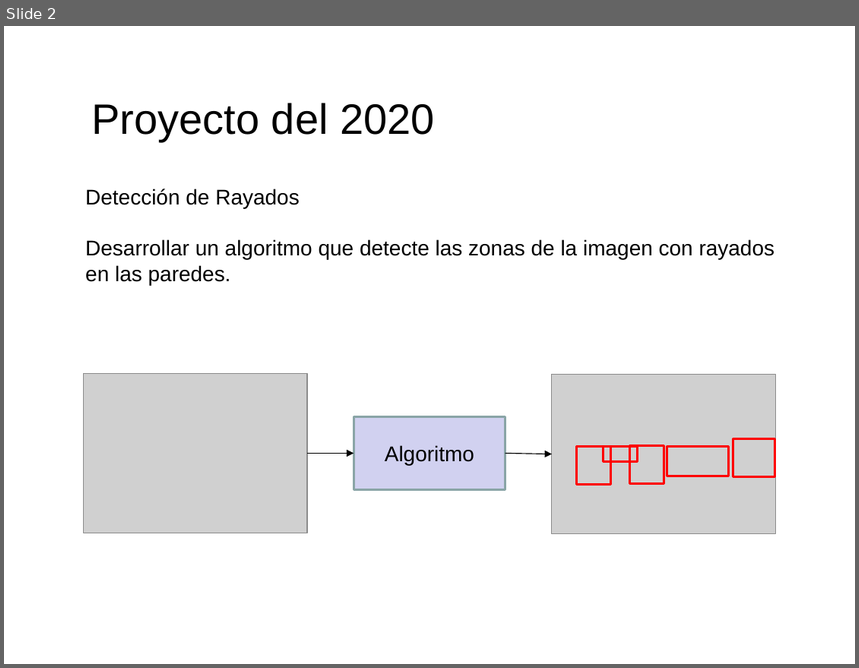
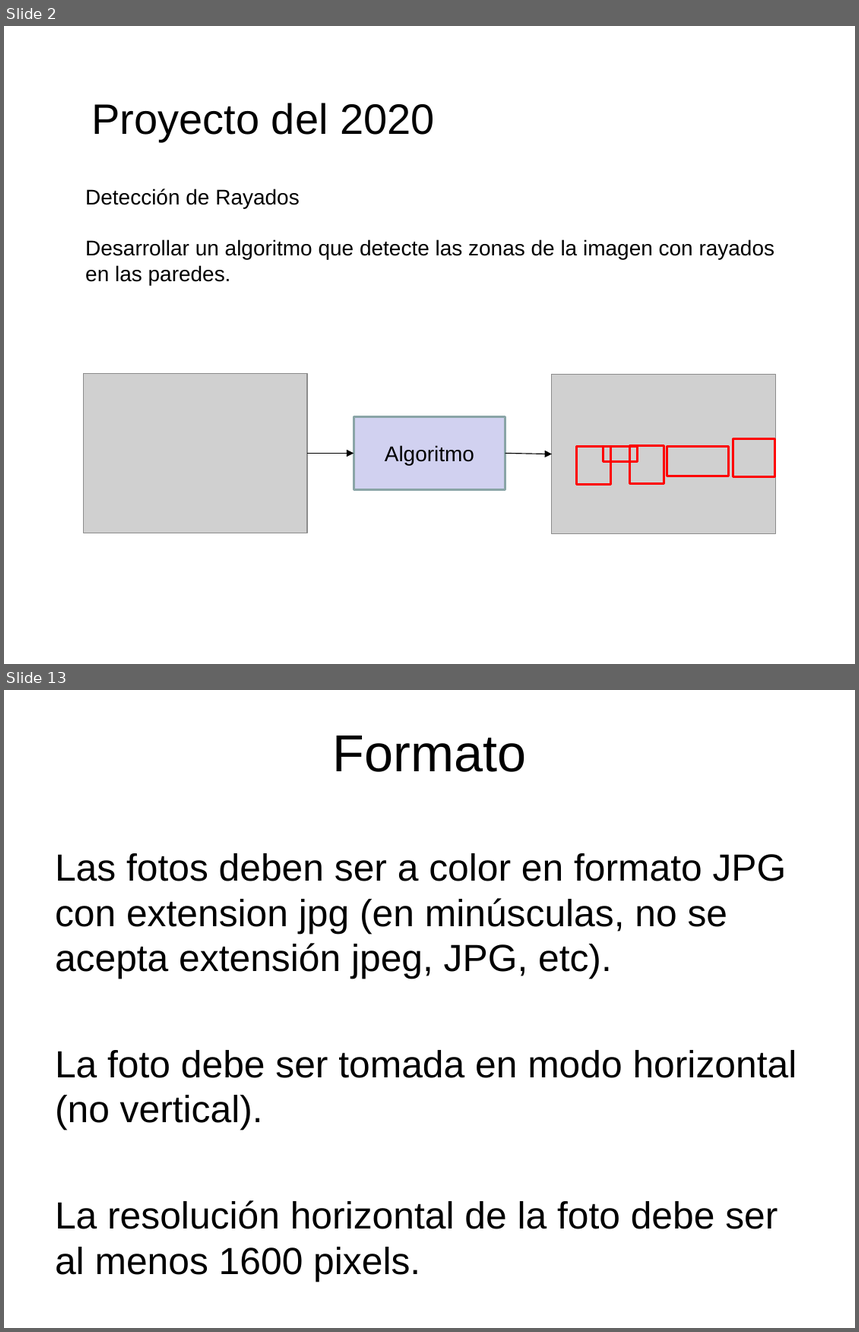
Before and after one commit to domingomery/patrones, a slide deck: clases/Cap00_Lineas_Generales/program/PAT00_Proyecto.pptx. Shown one above the other, each under a label of ours: slide 2 before the commit, slides 2 and 13 after it; the slides between them are not shown. The pictures are 859x668 and 859x1332 pixels, drawn with LibreOffice and Linux fonts; fonts in the diff are those of the drawing; grey boxes stand for pictures. Boxes give left, top, right and bottom in pixels: in the first picture for what was removed or moved away, otherwise in the second. Text is boxed around its words. In the diff, an @@ line names an element or a change of style, - is before the commit and + after.

```diff
--- a/clases/Cap00_Lineas_Generales/program/PAT00_Proyecto.pptx
+++ b/clases/Cap00_Lineas_Generales/program/PAT00_Proyecto.pptx
@@ slide 13 added at (4, 690, 855, 1328), background #FFFFFF @@
@@ title added at (332, 736, 526, 772), 44 pt, text #000000 @@
+Formato
@@ text added at (55, 853, 797, 1282), 32 pt, text #000000 @@
+Las fotos deben ser a color en formato JPG con extension jpg (en minúsculas, no se acepta extensión jpeg, JPG, etc).
+La foto debe ser tomada en modo horizontal (no vertical).
+La resolución horizontal de la foto debe ser al menos 1600 pixels.
```
Also in this commit, not shown: 21 other slides added, 5 other files.
